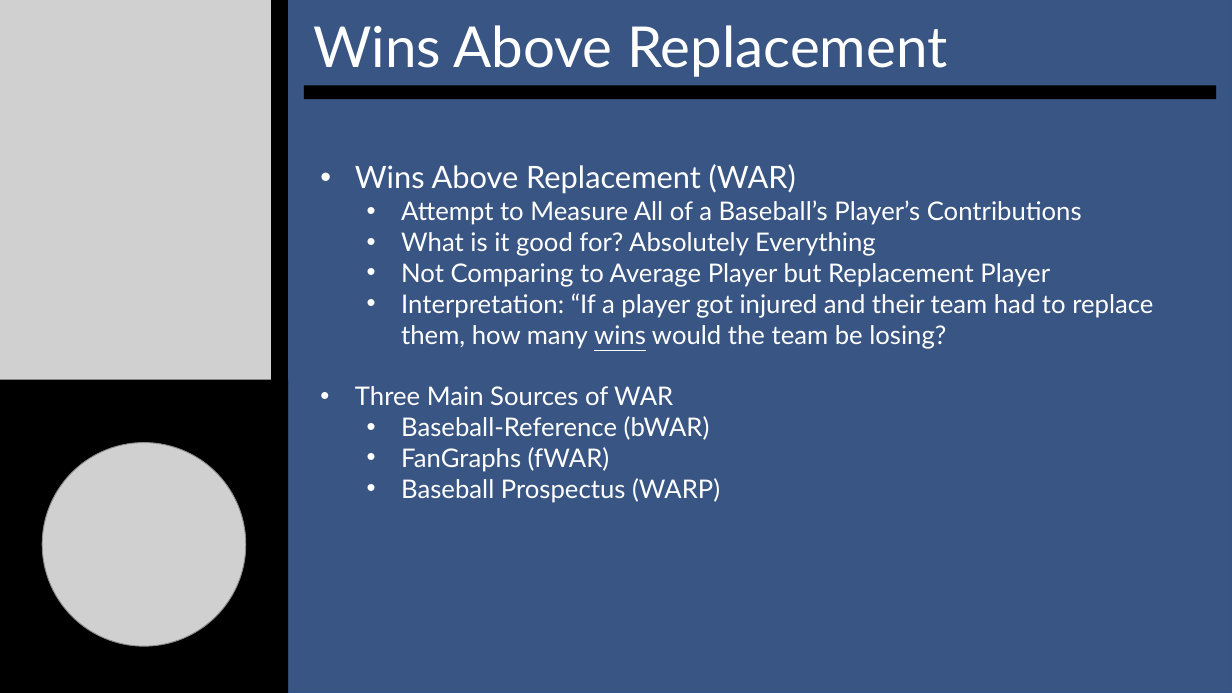
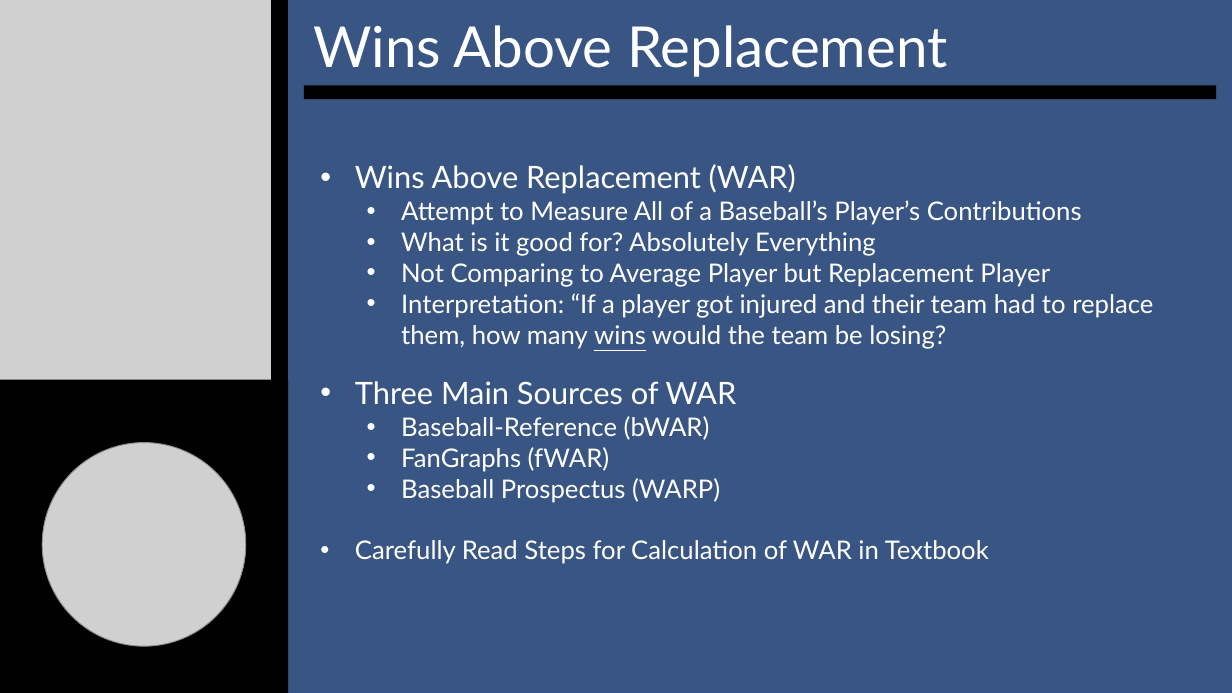
Before and after one commit to SuperMarioGiacomazzo/STOR538_WEBSITE, a slide deck: slide 9 of Slides/Baseball 6/Baseball_6_Lecture.pptx (slide 15 before the commit). Drawn at 1232x693 pixels with LibreOffice and Linux fonts; fonts in the diff are those of the drawing; grey boxes stand for pictures. Boxes give left, top, right and bottom in pixels: in the first picture for what was removed or moved away, otherwise in the second. Text is boxed around its words. In the diff, an @@ line names an element or a change of style, - is before the commit and + after.

```diff
--- a/Slides/Baseball 6/Baseball_6_Lecture.pptx
+++ b/Slides/Baseball 6/Baseball_6_Lecture.pptx
@@ text at [355,381,737,405]: size 20 to 24 pt in "Three Main Sources of WAR" @@
@@ text at [355,540,989,564]: paragraph added @@
+• Carefully Read Steps for Calculation of WAR in Textbook
```
Also in this commit, not shown: 2 other slides changed, 7 slides added, 11 slides removed, 6 other files.
